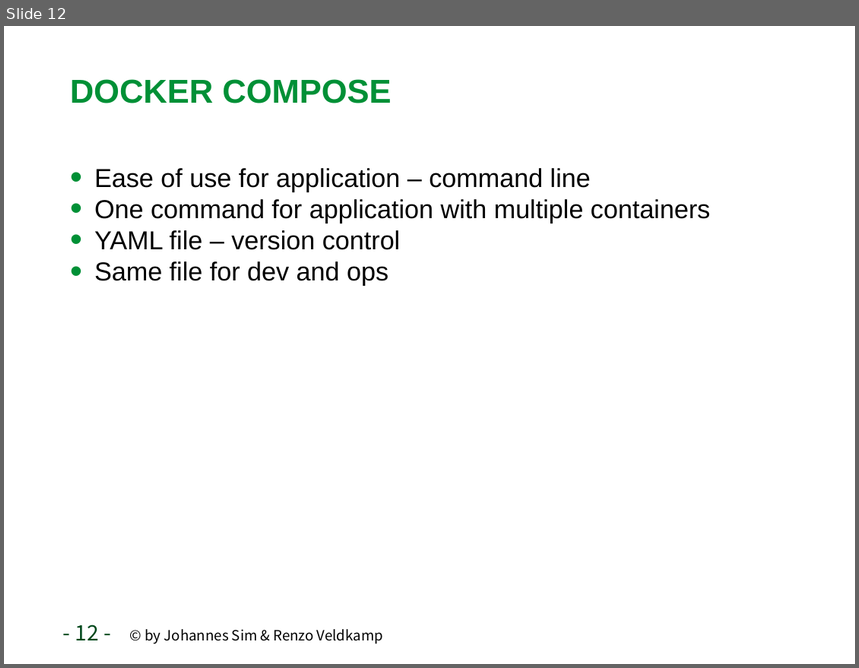
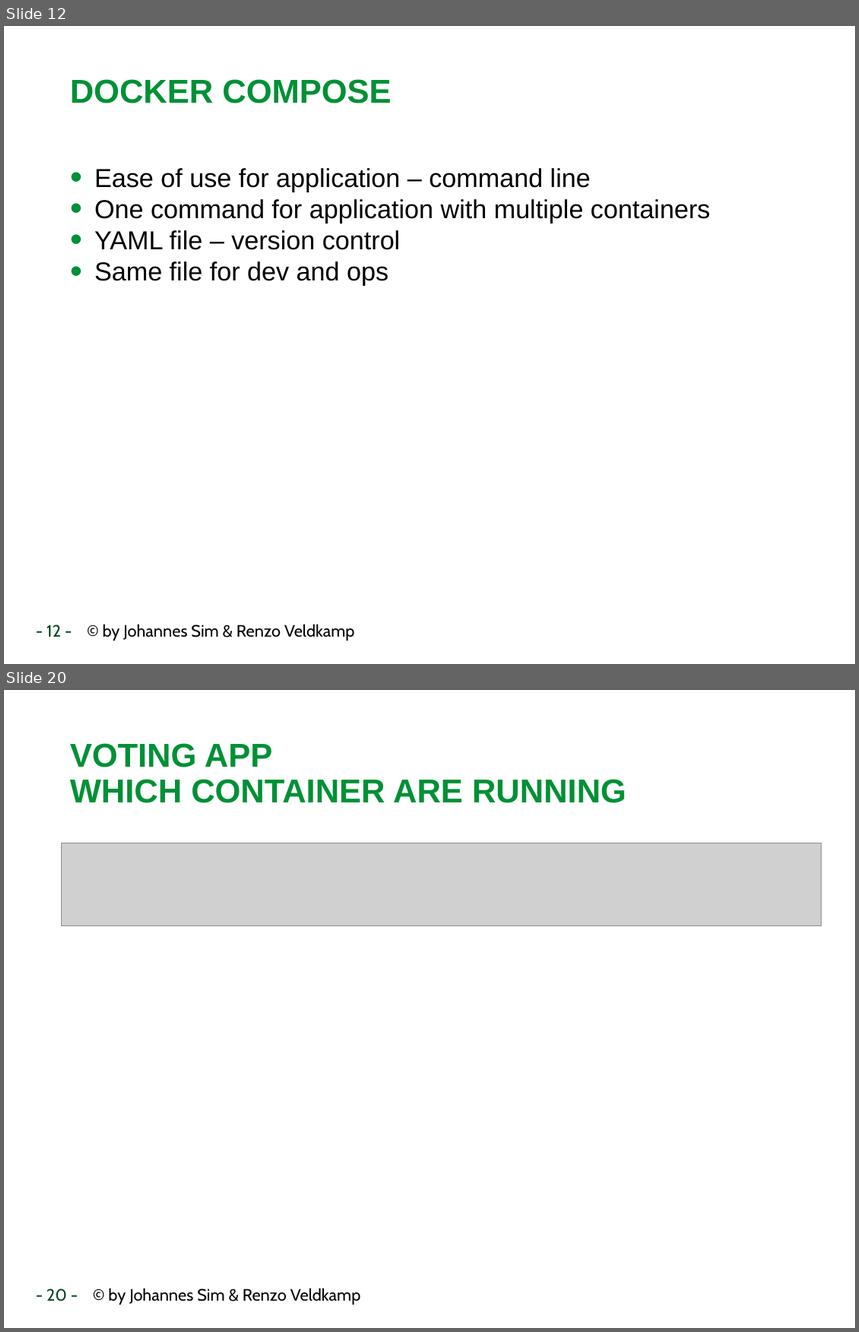
Before and after one commit to RenzoVeldkamp/MicroContainer, a slide deck: Presentatie/Docker102.pptx. Shown one above the other, each under a label of ours: slide 12 before the commit, slides 12 and 20 after it; the slides between them are not shown. The pictures are 859x668 and 859x1332 pixels, drawn with LibreOffice and Linux fonts; fonts in the diff are those of the drawing; grey boxes stand for pictures; background and template pictures are left out. Boxes give left, top, right and bottom in pixels: in the first picture for what was removed or moved away, otherwise in the second. Text is boxed around its words. In the diff, an @@ line names an element or a change of style, - is before the commit and + after.

```diff
--- a/Presentatie/Docker102.pptx
+++ b/Presentatie/Docker102.pptx
@@ slide 20 added at box(4, 690, 855, 1328), background #FFFFFF; not listed: 1 template element that a slide beside it also shows @@
@@ title added at box(70, 743, 626, 803), 28 pt, text #009036, bold @@
+VOTING APP
+WHICH CONTAINER ARE RUNNING
@@ picture added at box(62, 844, 822, 926) @@
@@ slide 12 changed as well @@
@@ text: place and size @@
-text at box(75, 625, 383, 645)
+text at box(47, 624, 355, 641)
@@ text at box(47, 624, 355, 641): size 18 to 14 pt in "- 12 -"; size 12 to 14 pt in "© by Johannes Sim & Renzo Veldkamp"; font Noto Sans CJK SC to Cabin @@
```
Also in this commit, not shown: 11 other slides changed, 10 other slides added, 5 other files.
